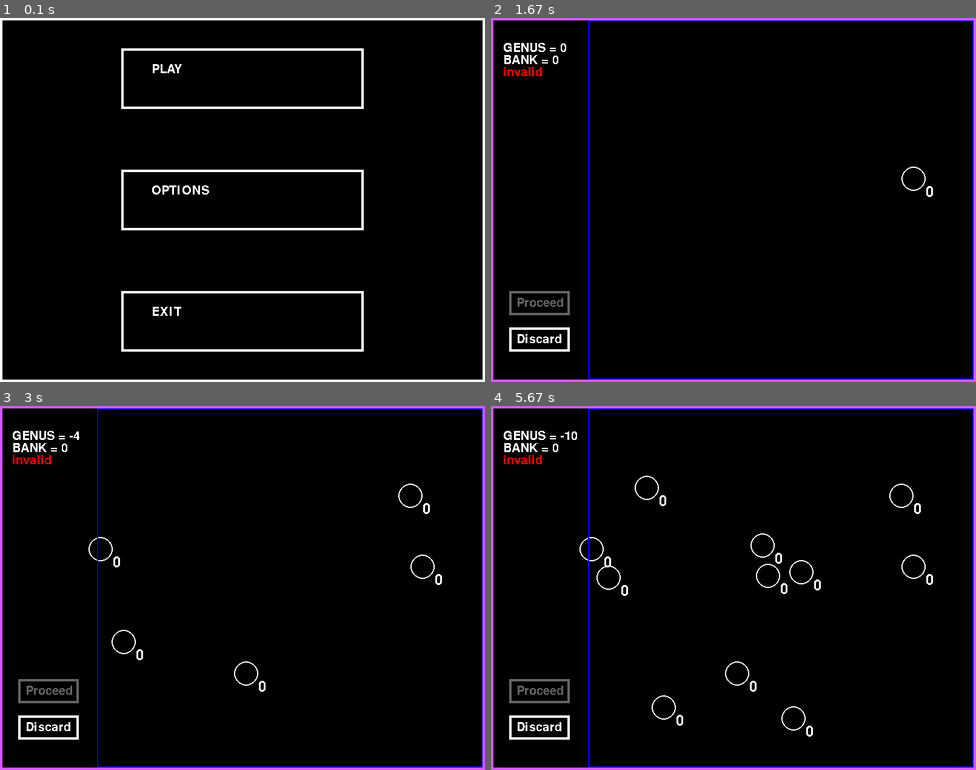
Above: before the commit, frames 1-4 (two rows, left to right).
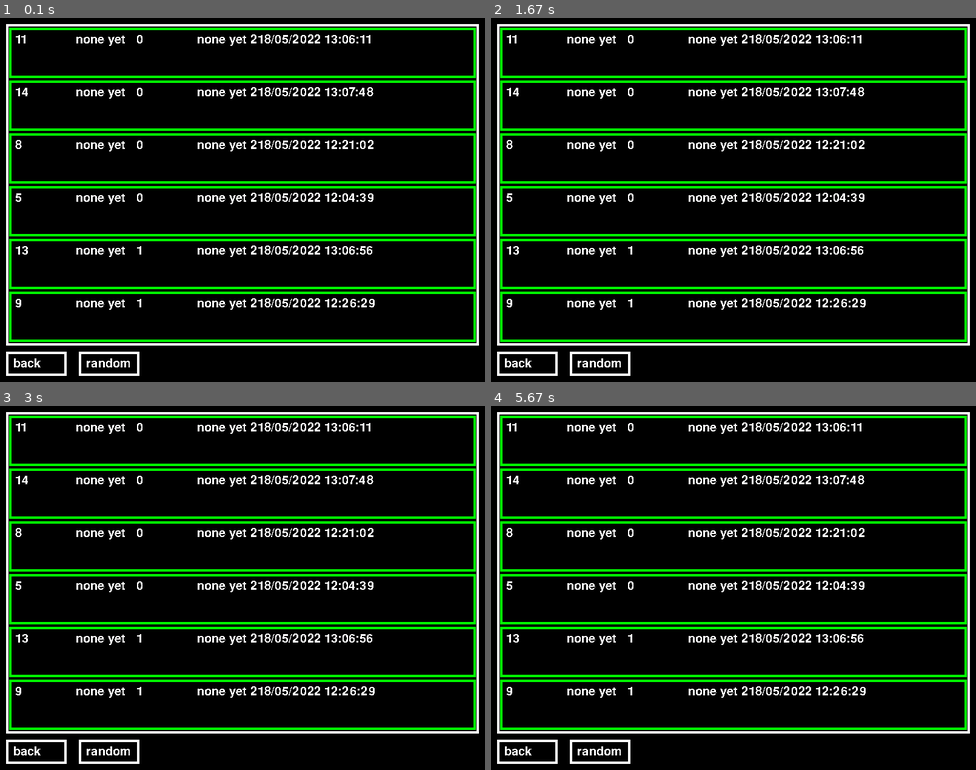
Above: after the commit, the same moments.

Repository: rayannott/dollargame
Game: pygame game, started from Gui.py
Two runs of this game, one before a commit and one after it. Both use one fixed random seed, a clock stepped at 60 frames per second and the inputs below.
Inputs (mouse positions are in pixels of both pictures, inside the frame that each line leads up to):
- Up to frame 1 (0.1 s): no input
- Up to frame 2 (1.67 s): press the mouse at (733, 79) at 0.37 s; move the mouse to (685, 68) at 0.47 s; release the mouse at (631, 61) at 0.6 s; click (651, 79) at 0.72 s, where only the run before the commit has a clickable "create"; click (912, 178) at 1.05 s; press the mouse at (912, 178) at 1.37 s; move the mouse to (874, 156) at 1.47 s; release the mouse at (840, 134) at 1.6 s
- Up to frame 3 (3 s): click (247, 675) at 1.72 s; click (126, 642) at 2.05 s; click (412, 497) at 2.38 s; click (101, 547) at 2.72 s
- Up to frame 4 (5.67 s): click (801, 573) at 3.05 s; click (646, 486) at 3.38 s; click (762, 544) at 3.72 s; click (665, 708) at 4.05 s; click (617, 638) at 4.38 s; click (767, 577) at 4.72 s; click (607, 577) at 5.05 s; click (791, 719) at 5.38 s

The runs differ from the first frame. In frame 1, 19% of the frame differs, in the area x 0-100%, y 0-100%; in frame 2, 18%; in frame 3, 18%; in frame 4, 19%.

Commit message:
added panels and scrolling

Diff:
--- a/Button.py
+++ b/Button.py
@@ -22,3 +22,18 @@
         if res:
             print(f'btn {self.text} is pressed')
         return res
+
+class Panel():
+    def __init__(self, data, num=None):
+        self.num = num # a number from 0 to 6
+        self.data = data
+
+
+    def draw(self, topleft, screen, font):
+        x, y = topleft
+        pygame.draw.rect(screen, (0,255,0), [x, y, 770, 83], 4)
+        screen.blit(font.render(str(self.data['game_number']), False, (255,255,255)), (x+10, y+10))
+        screen.blit(font.render(str(self.data['difficulty']), False, (255,255,255)), (x+110, y+10))
+        screen.blit(font.render(str(self.data['num_of_plays']), False, (255,255,255)), (x+210, y+10))
+        screen.blit(font.render(str(self.data['best_score']), False, (255,255,255)), (x+310, y+10))
+        screen.blit(font.render(str(self.data['date_created']), False, (255,255,255)), (x+410, y+10))
--- a/Gui.py
+++ b/Gui.py
@@ -3,34 +3,82 @@
 from Graph import DGGraph, load_game
 from itertools import count
 from math import sqrt
-from Button import Button
+from Button import Button, Panel
 import os
 from datetime import datetime
 from random import choice
 import pandas as pd
 
-WHITE, GREEN, RED = (255,255,255), (0, 255, 0), (255, 0, 0)
+WHITE, GREEN, RED = (255, 255, 255), (0, 255, 0), (255, 0, 0)
+
 
 def get_list_of_game_files():
     return [el for el in os.listdir('games') if el.endswith('.json')]
+
 
 def get_random_game():
     games0 = get_list_of_game_files()
     filename = choice(games0)
     return load_game(filename), filename
 
+
 def assemble_games_dataframe():
     # this dataframe will have columns:
-    # game_number, number_of_plays, difficulty*, date_created
-    pass
-
-def display_dataframe():
-    # this will display the dataframe in the OpenGameWindow
-    pass
+    # game_number, difficulty(genus?), number_of_plays, best_play, date_created
+    import time
+    data = {
+        'game_number': [],
+        'difficulty': [],
+        'num_of_plays': [],
+        'best_score': [],
+        'date_created': []
+    }
+    filenames = get_list_of_game_files()
+    for file in filenames:
+        with open('games/' + file, 'r') as f:
+            dat = json.load(f)
+
+        data['game_number'].append(int(file[:-5]))
+        data['difficulty'].append('none yet')
+        data['num_of_plays'].append(len(dat['plays']))
+        data['best_score'].append('none yet 2')
+        data['date_created'].append(dat['info']['date_created'])
+    df = pd.DataFrame(data)
+    df = df.set_index('game_number')
+    df.sort_values('num_of_plays', inplace=True)
+    return df
+
+
+def create_panels(df):
+    panels = []
+    for i, (game_num, row) in enumerate(df.iterrows()):
+        row['game_number'] = game_num
+        panels.append(Panel(data=row))
+    return panels
+
+
+def display_panels(panels):
+    for ind, panel in enumerate(panels):
+        panel.draw(topleft=(15, 16 + ind*87), screen=screen, font=my_font)
+
+
+def shift_panels(start, finish, shift, number_of_panels):
+    # shift is either 1 (down) or -1 (up)
+    if shift == 1 and start > 0:
+        start -= 1
+        finish -= 1
+    elif shift == -1 and finish < number_of_panels - 1:
+        start += 1
+        finish += 1
+    return start, finish
+
+
 
 def get_next_game_number():
-    games_num = [int(el[:-5]) for el in get_list_of_game_files()] # cutting off the '.json' part
+    # cutting off the '.json' part
+    games_num = [int(el[:-5]) for el in get_list_of_game_files()]
     return max(games_num) + 1
+
 
 def save_finished_game(g, moves, filename):
     if filename is None:
@@ -40,11 +88,12 @@
     with open('games/' + filename, 'r') as fr:
         dat = json.load(fr)
     dat['plays'].append({
-                            'date_played': dt_string,
-                            'moves': moves
-                        })
+        'date_played': dt_string,
+        'moves': moves
+    })
     with open(f'games/{filename}', 'w') as fr:
-            json.dump(dat, fr)
+        json.dump(dat, fr)
+
 
 def save_new_game(g):
     n = get_next_game_number()
@@ -56,8 +105,8 @@
             'values': {node: g.nodes[node]['val'] for node in g.nodes},
             'positions': {node: g.nodes[node]['pos'] for node in g.nodes}
         },
-        'plays':[],
-        'info':{
+        'plays': [],
+        'info': {
             'date_created': dt_string
         }
     }
@@ -66,8 +115,10 @@
     print(f'New file {filename} created')
     return filename
 
+
 def dist(p1, p2):
     return sqrt((p1[1]-p2[1])**2 + (p1[0]-p2[0])**2)
+
 
 def is_game_valid(G):
     mask = [G.nodes[n]['val'] < 0 for n in G.nodes]
@@ -78,46 +129,56 @@
     connected = G.is_connected()
     return winnable and enough_nodes and enough_edges and at_least_one_negative and connected
 
+
 def mouse_on_node(G, pos):
     for node, attr in G.nodes.items():
         if dist(pos, attr['pos']) < NODERADIUS:
             return (True, node)
     return (False, None)
 
+
 def create_node(G, node_num, pos):
     G.add_node(node=node_num, val=0, pos=pos)
 
     print(f'Node {node_num} created: {G.nodes[node_num]}')
+
 
 def remove_node(G, node_num):
     G.remove_node(node_num)
     print(f'Node {node_num} removed')
 
+
 def create_edge(G, s, f):
     G.add_edge(s, f)
     print(f'Created edge {s}->{f}')
 
+
 def remove_edge(G, s, f):
     G.remove_edge(s, f)
     print(f'Removed edge {s}->{f}')
 
+
 def increase_value(G, node):
     G.change_value(node, increase=True)
 
+
 def decrease_value(G, node):
     G.change_value(node, increase=False)
 
+
 def display_log(G, clear):
     pass
+
 
 def display_labels(G, sandbox, num_moves=None):
     # node values
     for n in G.nodes():
         current_value = G.nodes[n]['val']
-        text_node_vals = my_font_bigger.render(str(current_value), False, \
-            WHITE if current_value >= 0 else RED)
+        text_node_vals = my_font_bigger.render(str(current_value), False,
+                                               WHITE if current_value >= 0 else RED)
         pos = G.nodes[n]['pos']
-        screen.blit(text_node_vals, (pos[0]+int(NODERADIUS/1), pos[1]+int(NODERADIUS/2)))
+        screen.blit(text_node_vals,
+                    (pos[0]+int(NODERADIUS/1), pos[1]+int(NODERADIUS/2)))
     # display parameters (genus, bank) and indicator
     text_params1 = my_font.render(f'GENUS = {G.genus}', False, WHITE)
     text_params2 = my_font.render(f'BANK = {G.bank}', False, WHITE)
@@ -126,22 +187,25 @@
     screen.blit(text_params2, (20, 60))
     if sandbox:
         valid = is_game_valid(G)
-        text_proceed = my_font.render('valid' if valid else 'invalid', False, GREEN if valid else RED)
+        text_proceed = my_font.render(
+            'valid' if valid else 'invalid', False, GREEN if valid else RED)
         screen.blit(text_proceed, (20, 80))
     else:
         text_moves = my_font.render(f'#of moves = {num_moves}', False, WHITE)
         screen.blit(text_moves, (20, 80))
 
+
 def display_nodes_edges(G):
     # nodes
     for node in G.nodes:
         pygame.draw.circle(screen, (255, 255, 255),
-            G.nodes[node]['pos'], NODERADIUS, 2)
+                           G.nodes[node]['pos'], NODERADIUS, 2)
     # edges
     for s, f in G.edges:
         pygame.draw.line(screen, (255, 255, 255),
-                 G.nodes[s]['pos'],
-                 G.nodes[f]['pos'], 2)
+                         G.nodes[s]['pos'],
+                         G.nodes[f]['pos'], 2)
+
 
 def SandboxWindow():
     pygame.display.set_caption('Game creation')
@@ -173,10 +237,10 @@
                 else:
                     down_bool, node_down = mouse_on_node(G, down)
                     up_bool, node_up = mouse_on_node(G, up)
-                    if event.button == 4: #mousewheel up
+                    if event.button == 4:  # mousewheel up
                         if down_bool:
                             increase_value(G, node_down)
-                    elif event.button == 5: #mousewheel down
+                    elif event.button == 5:  # mousewheel down
                         if down_bool:
                             decrease_value(G, node_down)
                     elif down_bool:
@@ -206,7 +270,8 @@
         # purple outline
         pygame.draw.rect(screen, (213, 88, 251), [0, 0, WIDTH, HEIGHT], 4)
         # sandbox field
-        pygame.draw.rect(screen, (0, 0, 255), [WIDTH*0.2, 4, WIDTH*0.8-4, HEIGHT-8], 2)
+        pygame.draw.rect(screen, (0, 0, 255), [
+                         WIDTH*0.2, 4, WIDTH*0.8-4, HEIGHT-8], 2)
         pygame.display.update()
 
 
@@ -216,6 +281,10 @@
     files_rect = pygame.Rect((10, 10), (780, 530))
     btn_back = Button((10, 550), (100, 40), 'back')
     btn_randomgame = Button((130, 550), (100, 40), 'random')
+    df = assemble_games_dataframe()
+    panels = create_panels(df)
+    start, finish = 0, 6
+    panels6 = panels[start:finish]
     running_opengame = True
 
     while running_opengame:
@@ -225,10 +294,14 @@
                 down = pygame.mouse.get_pos()
             elif event.type == pygame.MOUSEBUTTONUP:
                 up = pygame.mouse.get_pos()
-                if event.button == 4: #mousewheel up
+                if event.button == 4:  # mousewheel up
                     print('mousewheel up')
-                elif event.button == 5: #mousewheel down
+                    start, finish = shift_panels(start, finish, shift=1, number_of_panels=len(panels))
+                    panels6 = panels[start:finish]
+                elif event.button == 5:  # mousewheel down
                     print('mousewheel down')
+                    start, finish = shift_panels(start, finish, shift=-1, number_of_panels=len(panels))
+                    panels6 = panels[start:finish]
                 elif btn_back.hovering(up):
                     running_opengame = False
                 elif btn_randomgame.hovering(up):
@@ -237,14 +310,17 @@
                     GameWindow(g, filename)
             elif event.type == pygame.QUIT:
                 running_opengame = False
+
         btn_back.draw(screen, my_font)
         btn_randomgame.draw(screen, my_font)
+        display_panels(panels6)
         pygame.draw.rect(screen, WHITE, [10, 10, 780, 530], 4)
         pygame.display.update()
 
 
 def GameWindow(g, filename=None):
-    val = filename or 'New'; print(f'{val} game is started')
+    val = filename or 'New'
+    print(f'{val} game is started')
     pygame.display.set_caption('Game')
     field_rect = pygame.Rect((WIDTH*0.2, 4), (WIDTH*0.8-4, HEIGHT-8))
     btn_save = Button(topleft=(30, 450), size=(100, 40), text='Save')
@@ -304,13 +380,17 @@
         display_labels(g, sandbox=False, num_moves=len(moves))
         display_nodes_edges(g)
         # orange outline (when not solved)
-        pygame.draw.rect(screen, (254, 151, 0) if not is_victory else GREEN, [0, 0, WIDTH, HEIGHT], 4)
+        pygame.draw.rect(screen, (254, 151, 0) if not is_victory else GREEN, [
+                         0, 0, WIDTH, HEIGHT], 4)
         # play field
-        pygame.draw.rect(screen, (0, 0, 255), [WIDTH*0.2, 4, WIDTH*0.8-4, HEIGHT-8], 2)
+        pygame.draw.rect(screen, (0, 0, 255), [
+                         WIDTH*0.2, 4, WIDTH*0.8-4, HEIGHT-8], 2)
         pygame.display.update()
+
 
 def OptionsWindow():
     pass
+
 
 def MenuWindow():
     pygame.display.set_caption('Menu')
@@ -373,8 +453,6 @@
         pygame.display.update()
 
 
-
-
 if __name__ == '__main__':
     WIDTH, HEIGHT = 800, 600
     NODERADIUS = 20
@@ -383,7 +461,7 @@
     my_font = pygame.font.SysFont('UASQUARE.ttf', 30)
     my_font_bigger = pygame.font.SysFont('UASQUARE.ttf', 36)
 
-    MenuWindow()
+    # MenuWindow()
     # g = load_game('6.json')
     # GameWindow(g, '6.json')
-    # OpenGameWindow()
+    OpenGameWindow()
--- a/games/4.json
+++ /dev/null
@@ -1 +0,0 @@
-{"graph": {"edges": [[0, 1], [0, 2], [1, 2], [1, 4], [2, 3], [4, 5], [5, 7]], "values": {"0": 0, "1": -1, "2": 0, "3": 3, "4": 4, "5": -2, "7": 0}, "positions": {"0": [449, 170], "1": [297, 368], "2": [495, 365], "3": [609, 237], "4": [373, 512], "5": [603, 478], "7": [740, 359]}}, "state": "intact", "moves": [], "info": {"date_created": "16/05/2022 19:44:51", "time_spent": 0}}
--- a/games/7.json
+++ b/games/7.json
@@ -144,6 +144,47 @@
 					"give"
 				]
 			]
+		},
+		{
+			"date_played": "18/05/2022 16:35:02",
+			"moves": [
+				[
+					2,
+					"give"
+				],
+				[
+					3,
+					"give"
+				],
+				[
+					1,
+					"give"
+				],
+				[
+					5,
+					"take"
+				],
+				[
+					2,
+					"give"
+				],
+				[
+					6,
+					"give"
+				],
+				[
+					3,
+					"give"
+				],
+				[
+					7,
+					"give"
+				],
+				[
+					6,
+					"give"
+				]
+			]
 		}
 	],
 	"info": {
Not shown, changed: README.md
